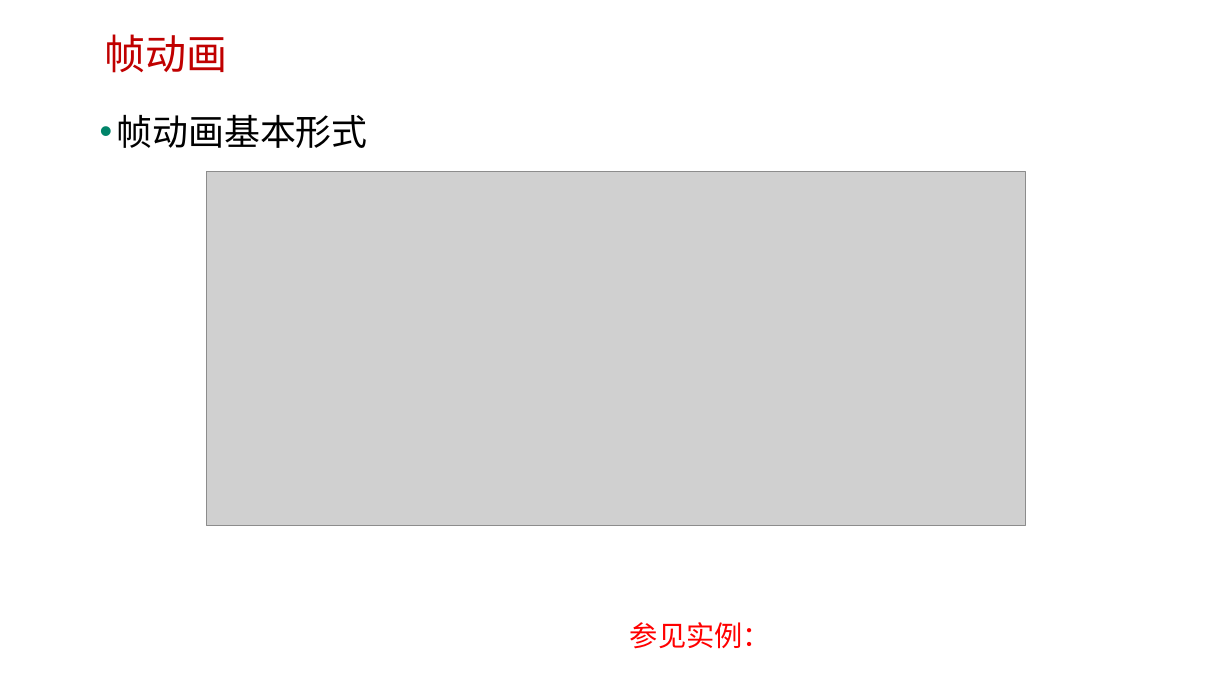
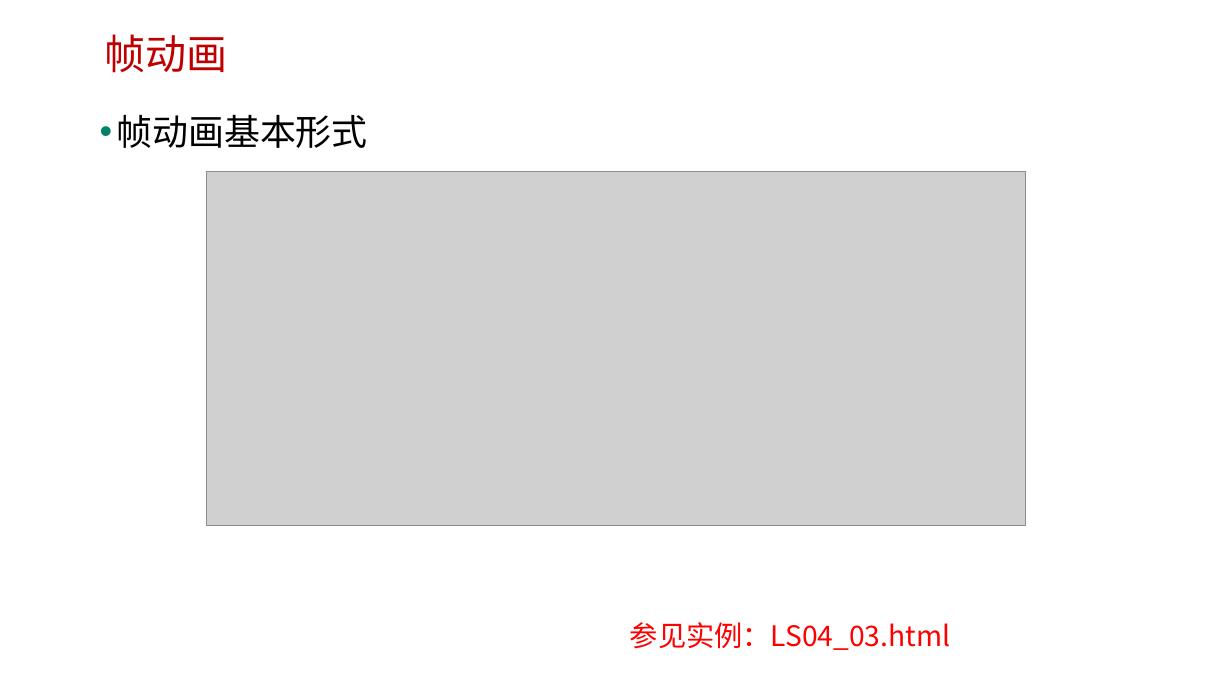
Before and after one commit to edu2act/course-H5-Animation-and-Game-Development, a slide deck: slide 8 of 课程PPT/（04）H5 Canvas动画.pptx. Drawn at 1232x693 pixels with LibreOffice and Linux fonts; fonts in the diff are those of the drawing; grey boxes stand for pictures; background and template pictures are left out. Boxes give left, top, right and bottom in pixels: in the first picture for what was removed or moved away, otherwise in the second. Text is boxed around its words. In the diff, an @@ line names an element or a change of style, - is before the commit and + after.

```diff
--- a/课程PPT/（04）H5 Canvas动画.pptx
+++ b/课程PPT/（04）H5 Canvas动画.pptx
@@ text at <box>630,622,950,650</box>: text changed @@
-参见实例：
+参见实例：LS04_03.html
```
Also in this commit, not shown: 3 other slides changed.
